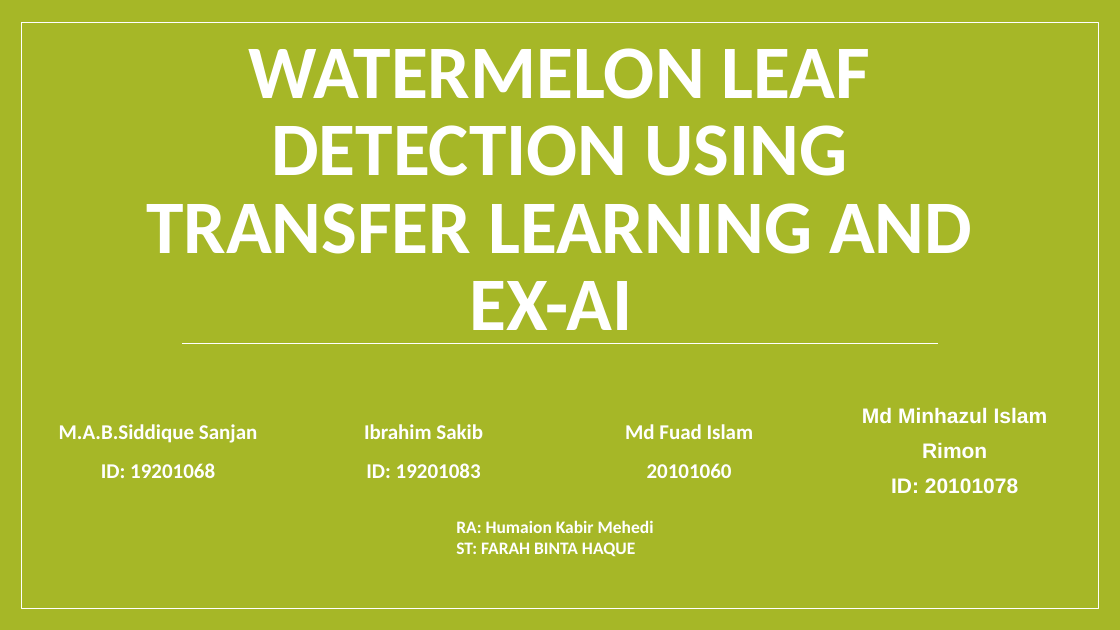
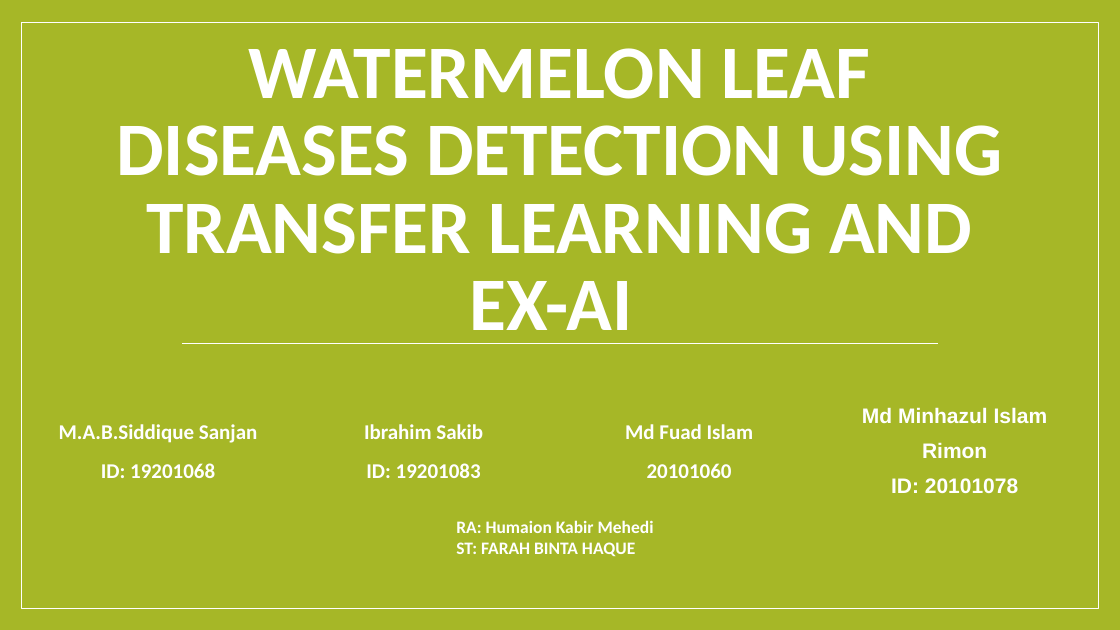
Before and after one commit to mdFuadIslam/cse438, a slide deck: slide 1 of Submission3/Slide.pptx. Drawn at 1120x630 pixels with LibreOffice and Linux fonts; fonts in the diff are those of the drawing. Boxes give left, top, right and bottom in pixels: in the first picture for what was removed or moved away, otherwise in the second. Text is boxed around its words. In the diff, an @@ line names an element or a change of style, - is before the commit and + after.

```diff
--- a/Submission3/Slide.pptx
+++ b/Submission3/Slide.pptx
@@ title at (x1=116, y1=48, x2=1002, y2=344): text changed @@
-WATERMELON LEAF DETECTION USING TRANSFER LEARNING AND EX-AI
+WATERMELON LEAF DISEASES DETECTION USING TRANSFER LEARNING AND EX-AI
```
Also in this commit, not shown: 4 other files.
